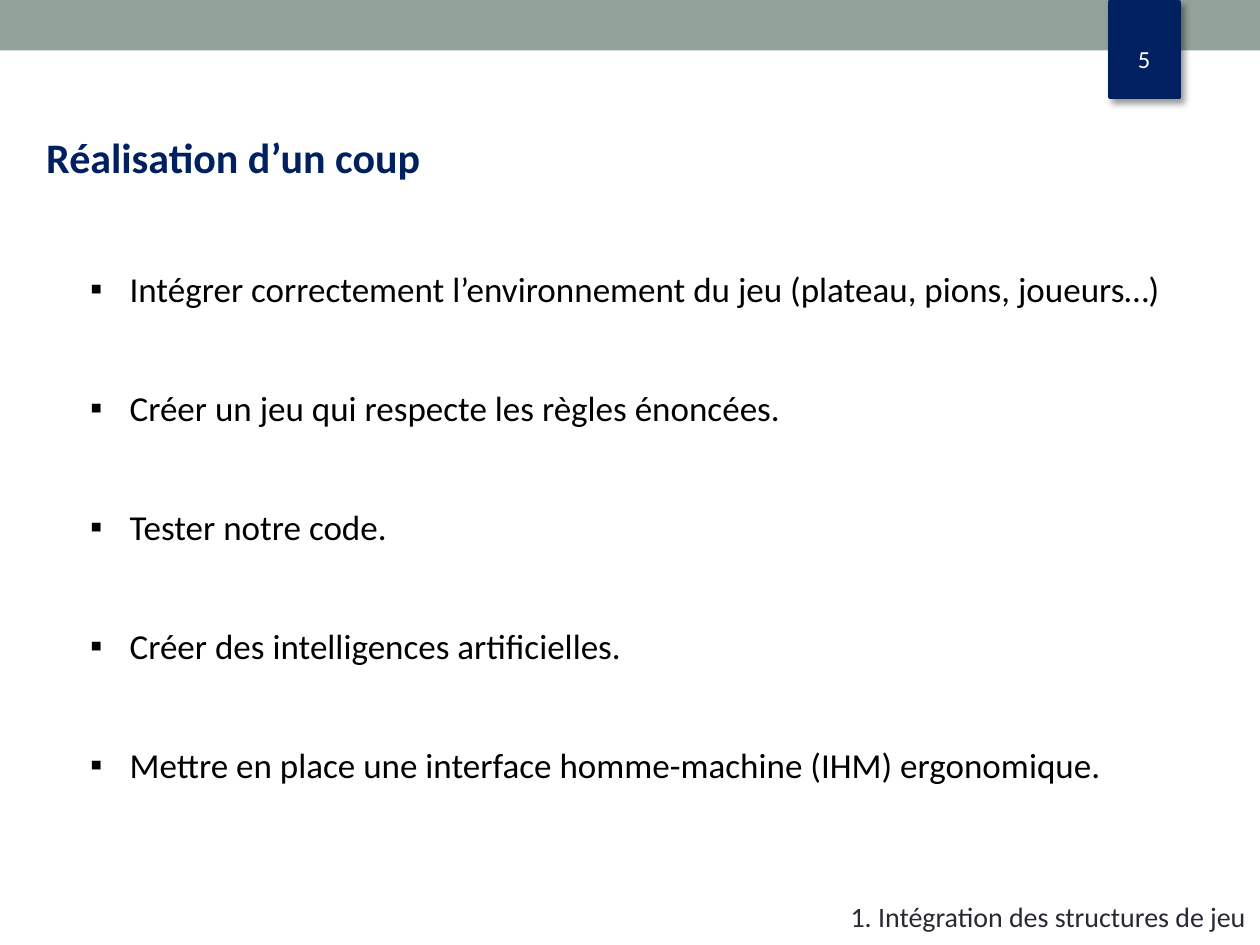
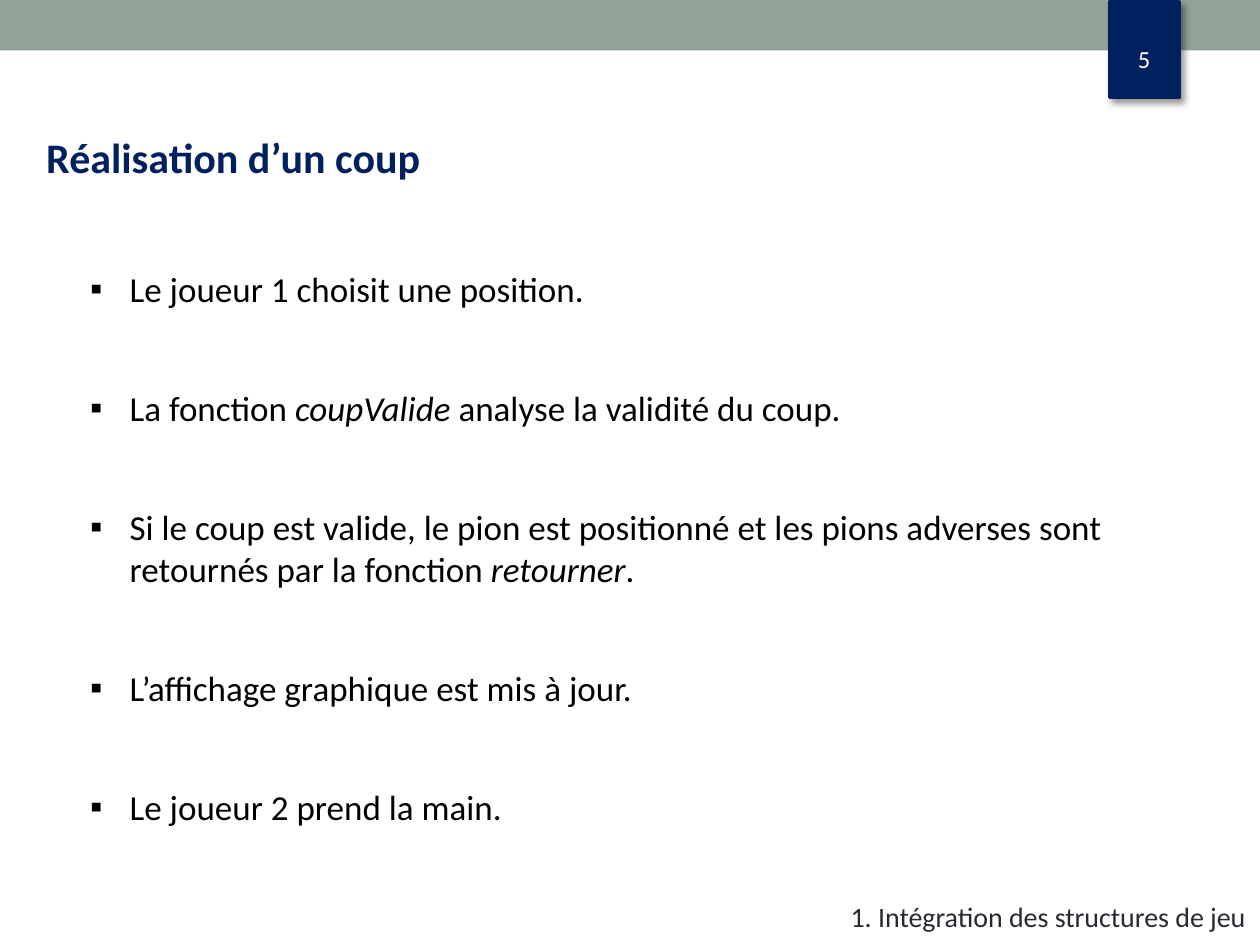
Before and after one commit to dupondth/othello, a slide deck: slide 5 of diapo_oral.pptx. Drawn at 1260x945 pixels with LibreOffice and Linux fonts; fonts in the diff are those of the drawing. Boxes give left, top, right and bottom in pixels: in the first picture for what was removed or moved away, otherwise in the second. Text is boxed around its words. In the diff, an @@ line names an element or a change of style, - is before the commit and + after.

```diff
--- a/diapo_oral.pptx
+++ b/diapo_oral.pptx
@@ text at box(130, 277, 1101, 826): text changed @@
-  ▪ Intégrer correctement l’environnement du jeu (plateau, pions, joueurs…)
-  ▪ Créer un jeu qui respecte les règles énoncées.
-  ▪ Tester notre code.
-  ▪ Créer des intelligences artificielles.
-  ▪ Mettre en place une interface homme-machine (IHM) ergonomique.
+  ▪ Le joueur 1 choisit une position.
+  ▪ La fonction coupValide analyse la validité du coup.
+  ▪ Si le coup est valide, le pion est positionné et les pions adverses sont retournés par la fonction retourner.
+  ▪ L’affichage graphique est mis à jour.
+  ▪ Le joueur 2 prend la main.
```
Also in this commit, not shown: 6 other slides changed, 1 slide added, 1 slide removed.
